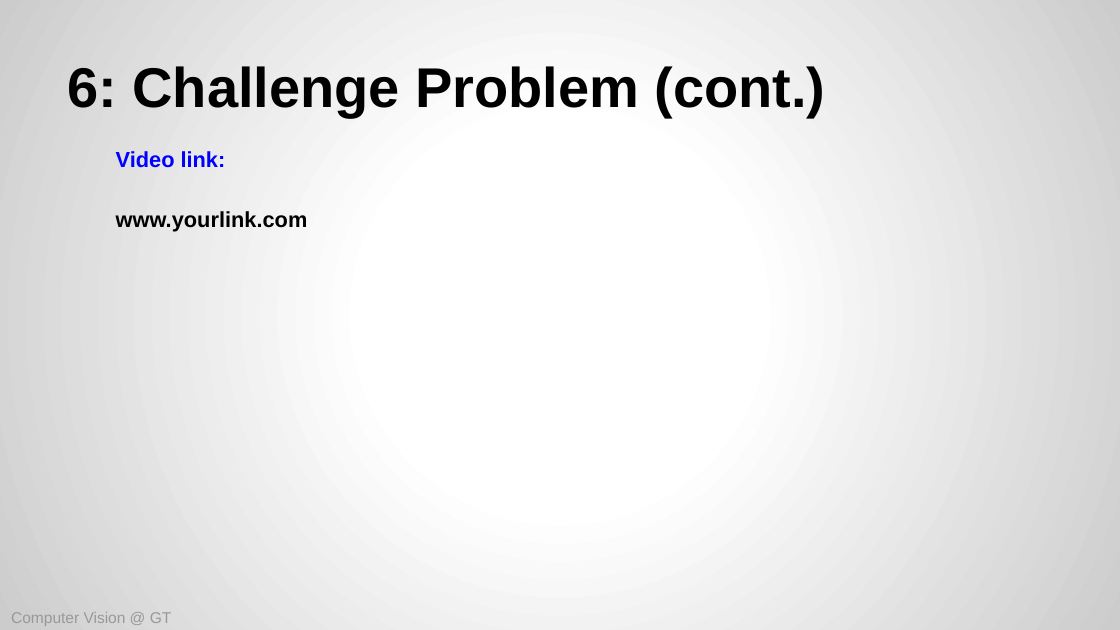
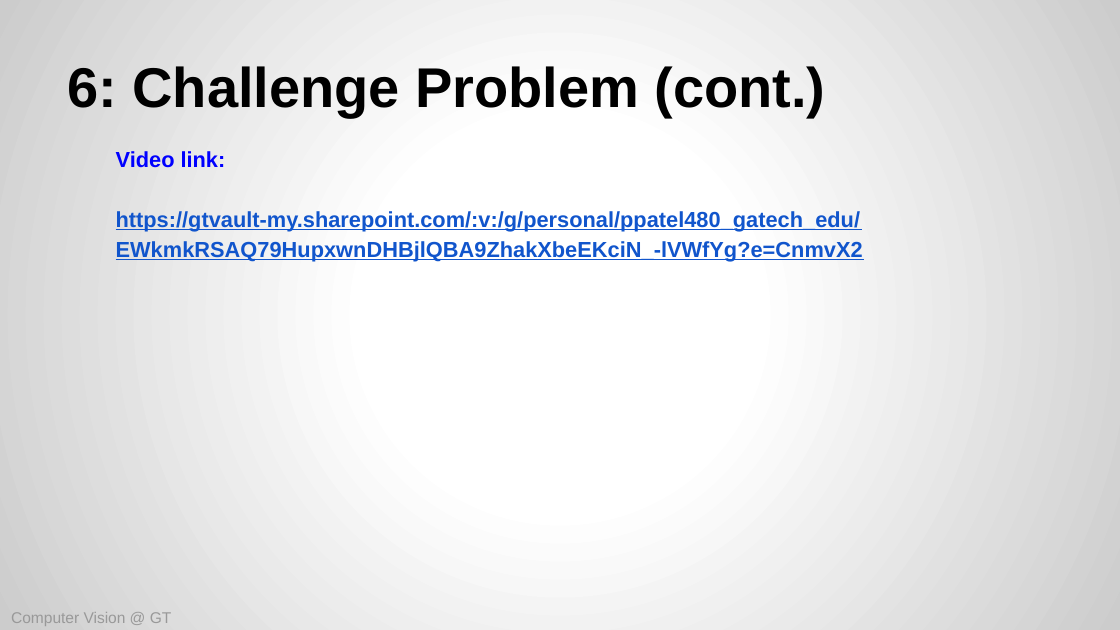
Before and after one commit to parinapatel/CV, a slide deck: slide 22 of ps04/CS6476-PS4 Template.pptx (slide 23 before the commit). Drawn at 1120x630 pixels with LibreOffice and Linux fonts; fonts in the diff are those of the drawing. Boxes give left, top, right and bottom in pixels: in the first picture for what was removed or moved away, otherwise in the second. Text is boxed around its words. In the diff, an @@ line names an element or a change of style, - is before the commit and + after.

```diff
--- a/ps04/CS6476-PS4 Template.pptx
+++ b/ps04/CS6476-PS4 Template.pptx
@@ text at (116,211,863,261): text changed; text colour #000000 to #1155CC @@
-www.yourlink.com
+https://gtvault-my.sharepoint.com/:v:/g/personal/ppatel480_gatech_edu/EWkmkRSAQ79HupxwnDHBjlQBA9ZhakXbeEKciN_-lVWfYg?e=CnmvX2
```
Also in this commit, not shown: 21 other slides changed, 1 slide removed, 7 other files.
